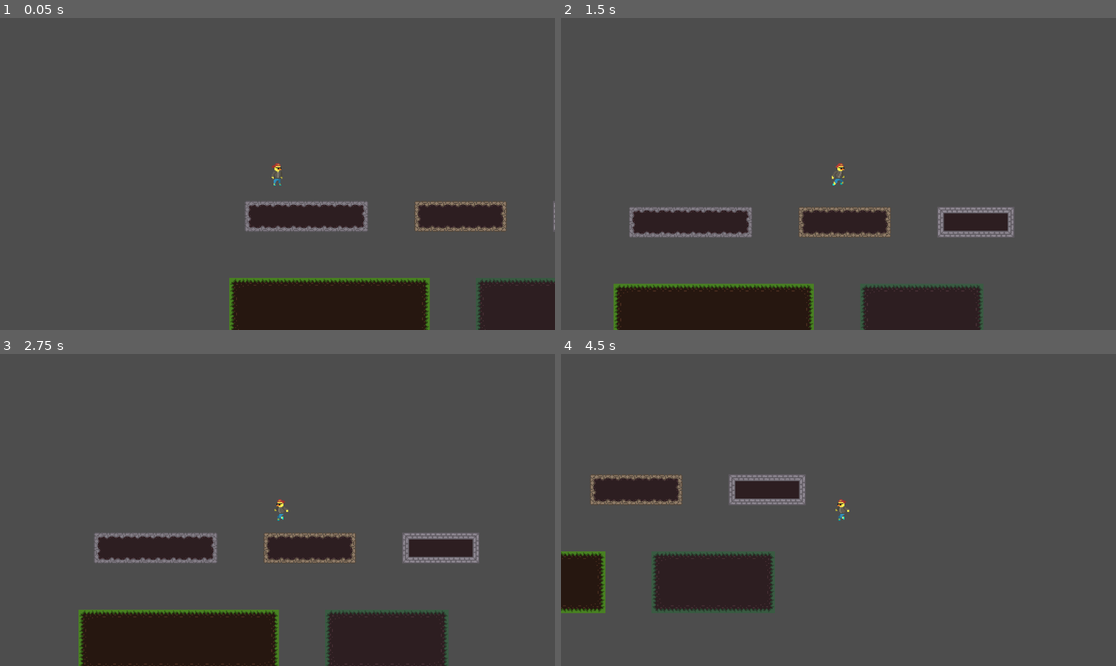
Above: before the commit, frames 1-4 (two rows, left to right).
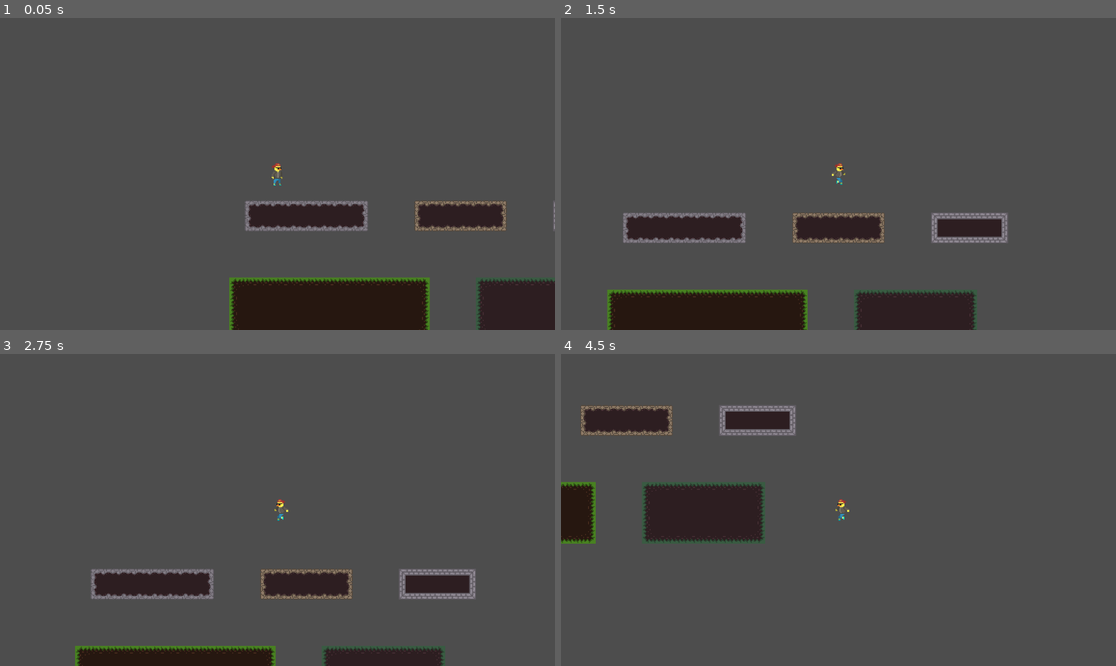
Above: after the commit, the same moments.

Repository: Wizz0/utervania
Game: Godot game, scene res://temp/level.tscn
The game is run twice, just before and just after one commit, with the same random seed, the same clock (stepped at 60 frames per second) and the same inputs. The project has no main scene, so this scene is started directly.
Inputs:
- Up to frame 1 (0.05 s): no input
- Up to frame 2 (1.5 s): tap Enter at 0.5 s; hold Right (ui_right) from 0.53 s (still down); tap Space (jump) at 0.6, 0.77, 1.07, 1.35 s
- Up to frame 3 (2.75 s): tap Space (jump) at 1.52, 1.82, 2.1 s; release Right (ui_right) at 2.03 s; hold Left (ui_left) from 2.03 s (still down)
- Up to frame 4 (4.5 s): release Left (ui_left) at 2.78 s; hold Right (ui_right) 2.78-4.28 s; tap Space (jump) at 2.85, 3.02, 3.32, 3.6, 3.77, 4.07, 4.35 s; hold Left (ui_left) from 4.28 s (still down)

The runs differ from the first frame. In frame 1, 0.6% of the frame differs, in the area x 41-100%, y 58-100%; in frame 2, 6.0%; in frame 3, 16%, in the area x 13-87%, y 57-100%; in frame 4, 14%.

Commit message:
added double jump

Diff:
--- a/scripts/fall_state.gd
+++ b/scripts/fall_state.gd
@@ -6,6 +6,10 @@
 	uter.anim.play("fall")
 
 func process(delta: float):
+	if Input.is_action_just_pressed("jump") and uter.jump_count < 2:
+		transitioned.emit(self, "Jump")
+
+func physics_process(delta: float) -> void:
 	var direction = Input.get_axis("ui_left", "ui_right")
 
 	if direction != 0:
@@ -19,4 +23,5 @@
 	uter.move_and_slide()
 
 	if uter.is_on_floor():
+		uter.jump_count = 0
 		transitioned.emit(self, "Idle")
--- a/scripts/jump_state.gd
+++ b/scripts/jump_state.gd
@@ -5,6 +5,7 @@
 
 func enter():
 	super.enter()
+	uter.jump_count += 1
 	uter.velocity.y = -uter.jump_force
 	uter.anim.play("jump")
 	is_jump_key_held = true
@@ -16,6 +17,10 @@
 	if Input.is_action_just_released("jump"):
 		is_jump_key_held = false
 
+	if Input.is_action_just_pressed("jump") and uter.jump_count == 1:
+		transitioned.emit(self, "Jump")
+
+func physics_process(delta: float):
 	var direction = Input.get_axis("ui_left", "ui_right")
 
 	if direction != 0:
--- a/scripts/state.gd
+++ b/scripts/state.gd
@@ -10,6 +10,9 @@
 func exit():
 	pass
 
+func physics_process(delta: float) -> void:
+	pass
+
 func process(delta: float):
 	pass
 
--- a/scripts/state_machine.gd
+++ b/scripts/state_machine.gd
@@ -18,6 +18,7 @@
 func _physics_process(delta: float) -> void:
 	if current_state:
 		current_state.process(delta)
+		current_state.physics_process(delta)
 
 func on_child_transition(old_state, new_state_name):
 	if old_state != current_state:
--- a/scripts/uter.gd
+++ b/scripts/uter.gd
@@ -4,4 +4,6 @@
 @export var speed: float = 200.0
 @export var jump_force: float = 200.0
 var gravity = 10
+var jump_count: int = 0
+
 @onready var anim: AnimatedSprite2D = $AnimatedSprite2D
